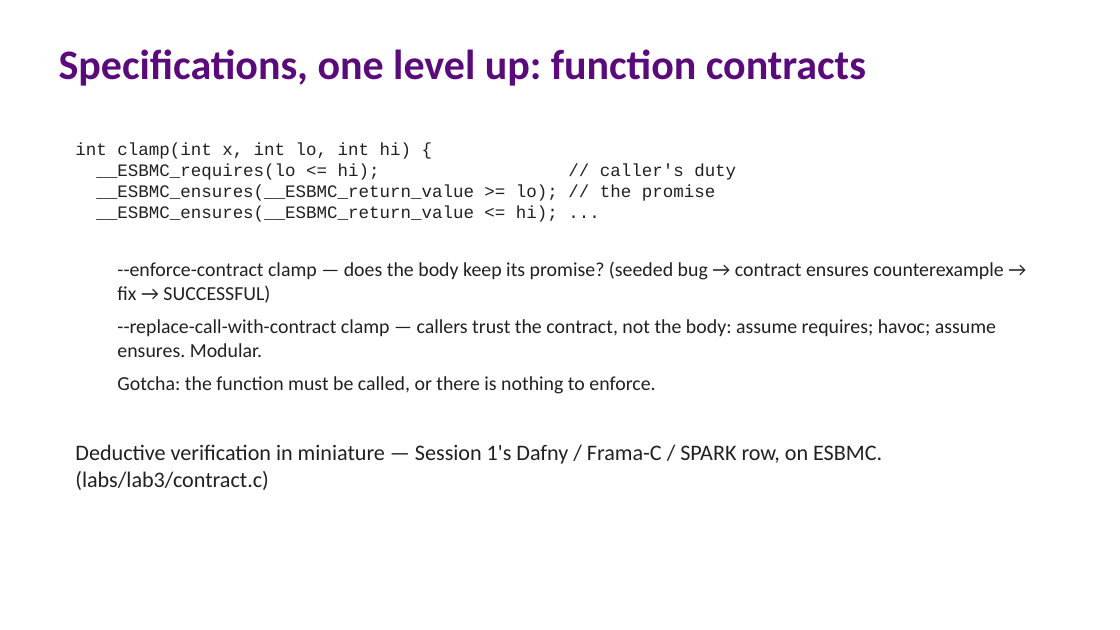
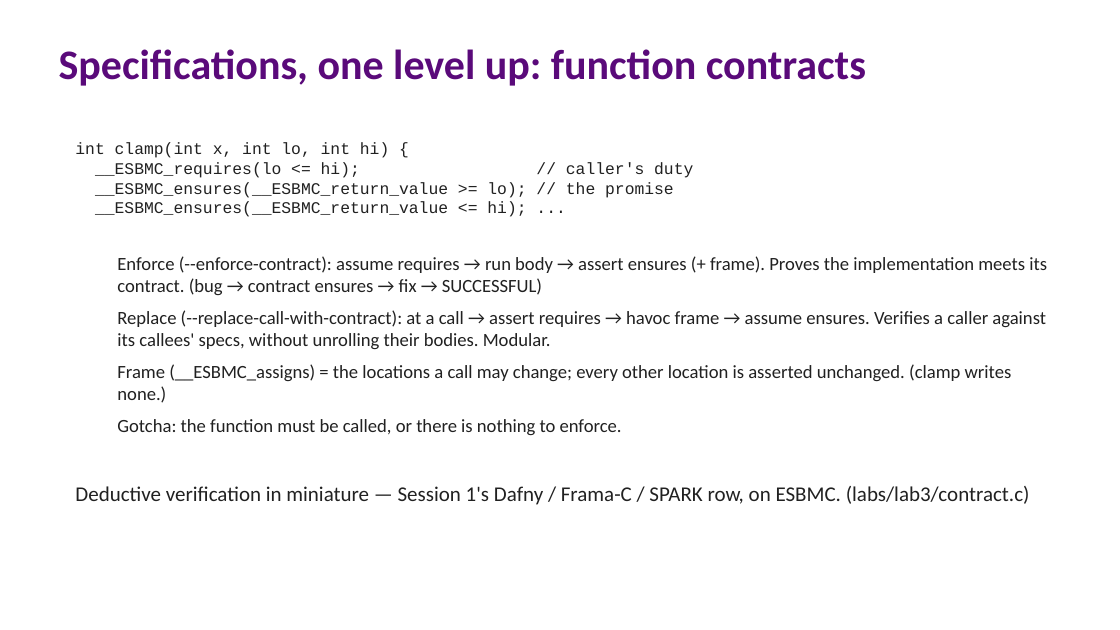
Before and after one commit to lucasccordeiro/unifei, a slide deck: slide 20 of slides/session2/01-session2-hands-on.pptx. Drawn at 1120x630 pixels with LibreOffice and Linux fonts; fonts in the diff are those of the drawing. Boxes give left, top, right and bottom in pixels: in the first picture for what was removed or moved away, otherwise in the second. Text is boxed around its words. In the diff, an @@ line names an element or a change of style, - is before the commit and + after.

Commit message:
Clarify enforce/replace contract semantics (per ESBMC docs)
Rewrite the Session 2 Lab 3 contract slide to mirror the official docs:
enforce = assume requires, run body, assert ensures + frame; replace = at a
call, assert requires, havoc the frame, assume ensures. This fixes the
earlier inaccurate 'assume requires' for replace, and adds a frame/assigns
definition. Apply the same correction to the Lab 3 README and the ledger.

Ref: esbmc.github.io/docs/theory/function-contracts

```diff
--- a/slides/session2/01-session2-hands-on.pptx
+++ b/slides/session2/01-session2-hands-on.pptx
@@ text at [75,142,1030,505]: size 15 to 14 pt in "int clamp(int x, int lo, int hi) ...", "__ESBMC_requires(lo <= hi); // caller's duty", "__ESBMC_ensures(__ESBMC_return_value >= lo); // the promise", "__ESBMC_ensures(__ESBMC_return_value <= hi); ..."; size 17 to 16 pt in "Gotcha: the function must be called, or ..."; size 19 to 18 pt in "Deductive verification in miniature — Session 1's ..." @@
@@ text at [117,256,1047,403]: text changed; size 17 to 16 pt @@
-  --enforce-contract clamp — does the body keep its promise? (seeded bug → contract ensures counterexample → fix → SUCCESSFUL)
-  --replace-call-with-contract clamp — callers trust the contract, not the body: assume requires; havoc; assume ensures. Modular.
+  Enforce (--enforce-contract): assume requires → run body → assert ensures (+ frame). Proves the implementation meets its contract. (bug → contract ensures → fix → SUCCESSFUL)
+  Replace (--replace-call-with-contract): at a call → assert requires → havoc frame → assume ensures. Verifies a caller against its callees' specs, without unrolling their bodies. Modular.
+  Frame (__ESBMC_assigns) = the locations a call may change; every other location is asserted unchanged. (clamp writes none.)
```
Also in this commit, not shown: 4 other files.
